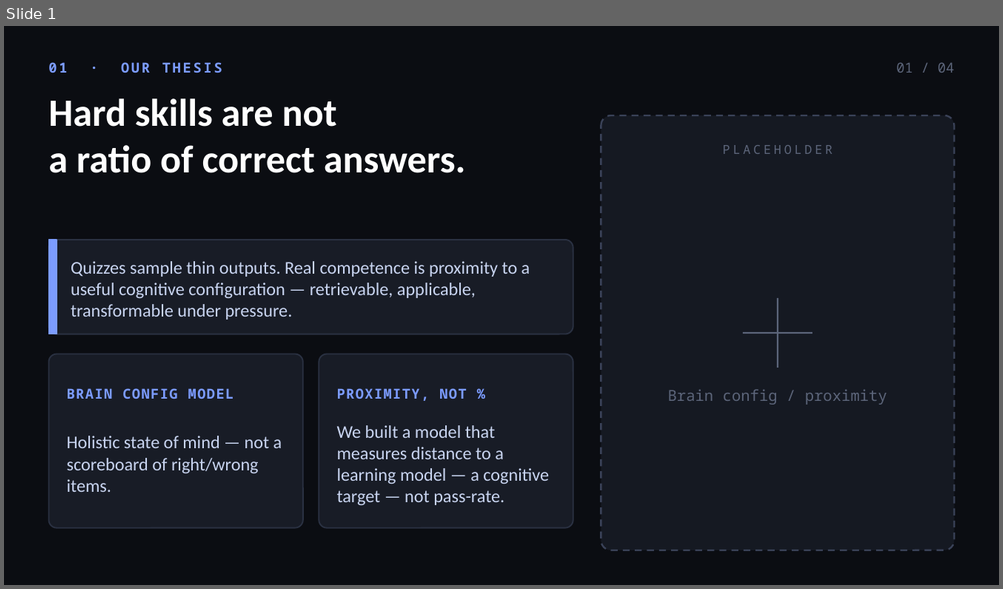
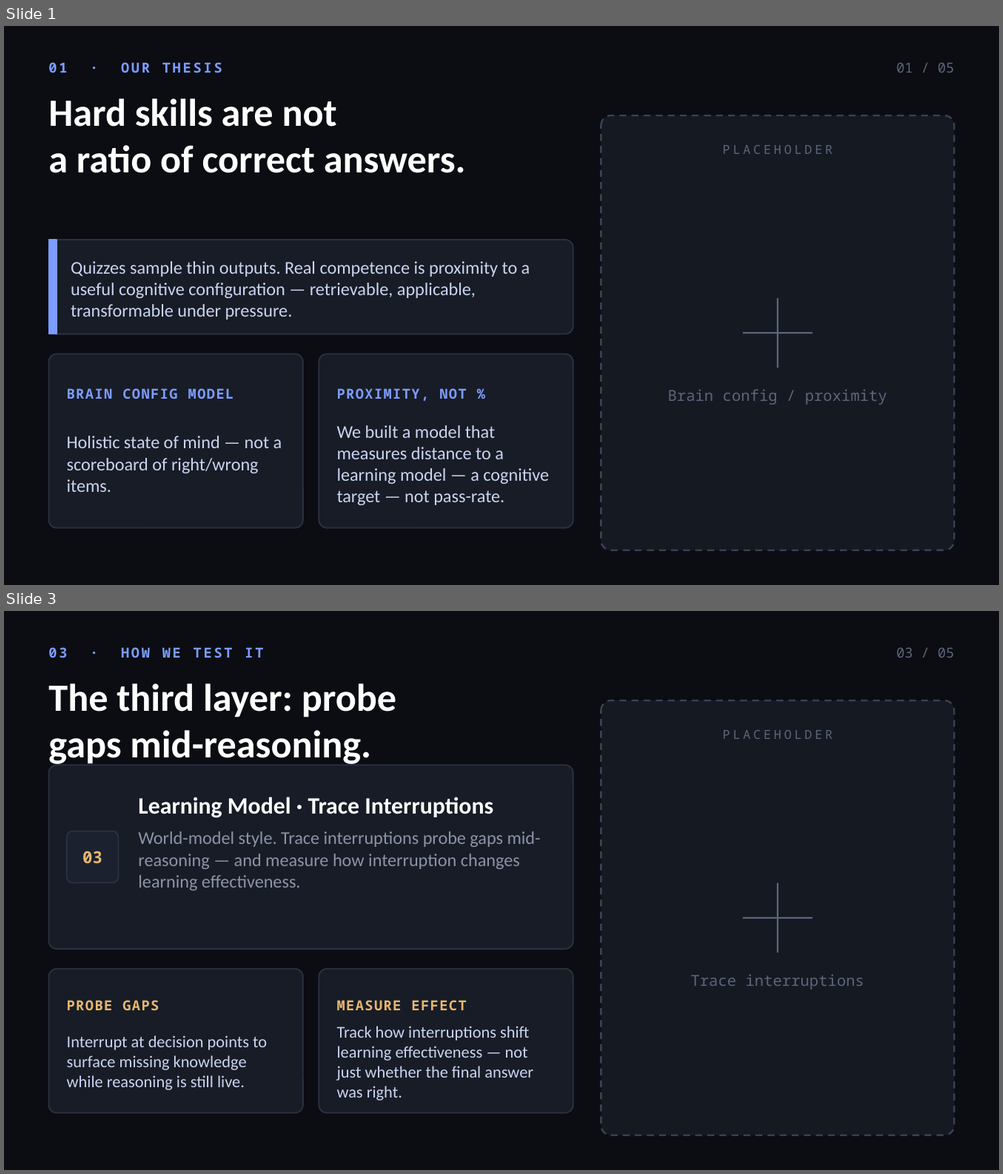
Before and after one commit to dncolomer/openlesson, a slide deck: docs/pitch/product-pitch.pptx. Shown one above the other, each under a label of ours: slide 1 before the commit, slides 1 and 3 after it; the slides between them are not shown. The pictures are 1003x589 and 1003x1174 pixels, drawn with LibreOffice and Linux fonts; fonts in the diff are those of the drawing. Boxes give left, top, right and bottom in pixels: in the first picture for what was removed or moved away, otherwise in the second. Text is boxed around its words. In the diff, an @@ line names an element or a change of style, - is before the commit and + after.

```diff
--- a/docs/pitch/product-pitch.pptx
+++ b/docs/pitch/product-pitch.pptx
@@ slide 3 added at [4,611,999,1170], background #FFFFFF @@
@@ rectangle added at [4,611,999,1170], fill #0B0D12, outline #0B0D12 1 pt @@
@@ text added at [48,647,263,658], 10 pt, text #7C9CFF, bold @@
+03 · HOW WE TEST IT
@@ text added at [896,647,953,658], 10 pt, text #5C657A @@
+03 / 05
@@ text added at [48,684,396,767], 28 pt, text #FFFFFF, bold @@
+The third layer: probe
+gaps mid-reasoning.
@@ rounded rectangle added at [600,701,954,1136], fill #151922, outline #3A4258 1.25 pt dashed @@
@@ text added at [723,730,832,739], 9 pt, text #5C657A @@
+PLACEHOLDER
@@ rounded rectangle added at [48,765,573,949], fill #181C26, outline #2A3142 1 pt @@
@@ text added at [138,797,493,818], 17 pt, text #FFFFFF, bold @@
+Learning Model · Trace Interruptions
@@ rounded rectangle added at [67,831,119,883], fill #1C2130, outline #2A3142 1 pt @@
@@ text added at [138,832,540,891], 13 pt, text #8B93A7 @@
+World-model style. Trace interruptions probe gaps mid-reasoning — and measure how interruption changes learning effectiveness.
@@ text added at [82,851,102,863], 12 pt, text #E8B86D, bold @@
+03
@@ line added from (778, 883) to (778, 953), #5C657A 1.25 pt @@
@@ line added from (742, 918) to (811, 918), #5C657A 1.25 pt @@
@@ rounded rectangle added at [48,969,304,1113], fill #181C26, outline #2A3142 1 pt @@
@@ rounded rectangle added at [319,969,574,1113], fill #181C26, outline #2A3142 1 pt @@
@@ text added at [691,974,864,990], 11 pt, text #5C657A @@
+Trace interruptions
@@ text added at [67,1000,159,1011], 10 pt, text #E8B86D, bold @@
+PROBE GAPS
@@ text added at [337,1000,466,1011], 10 pt, text #E8B86D, bold @@
+MEASURE EFFECT
@@ text added at [337,1026,533,1101], 12 pt, text #C8D4F0 @@
+Track how interruptions shift learning effectiveness — not just whether the final answer was right.
@@ text added at [67,1036,267,1091], 12 pt, text #C8D4F0 @@
+Interrupt at decision points to surface missing knowledge while reasoning is still live.
@@ slide 1 changed as well @@
@@ text at [896,62,953,73]: text changed @@
-01 / 04
+01 / 05
```
Also in this commit, not shown: 2 other slides changed, 1 other slide added, 1 slide removed, 26 other files.
